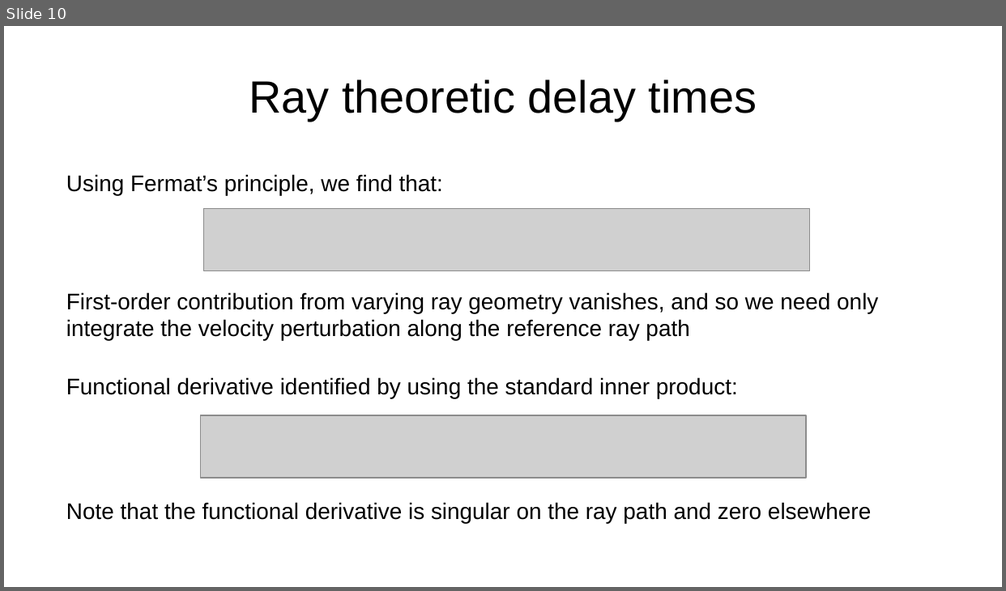
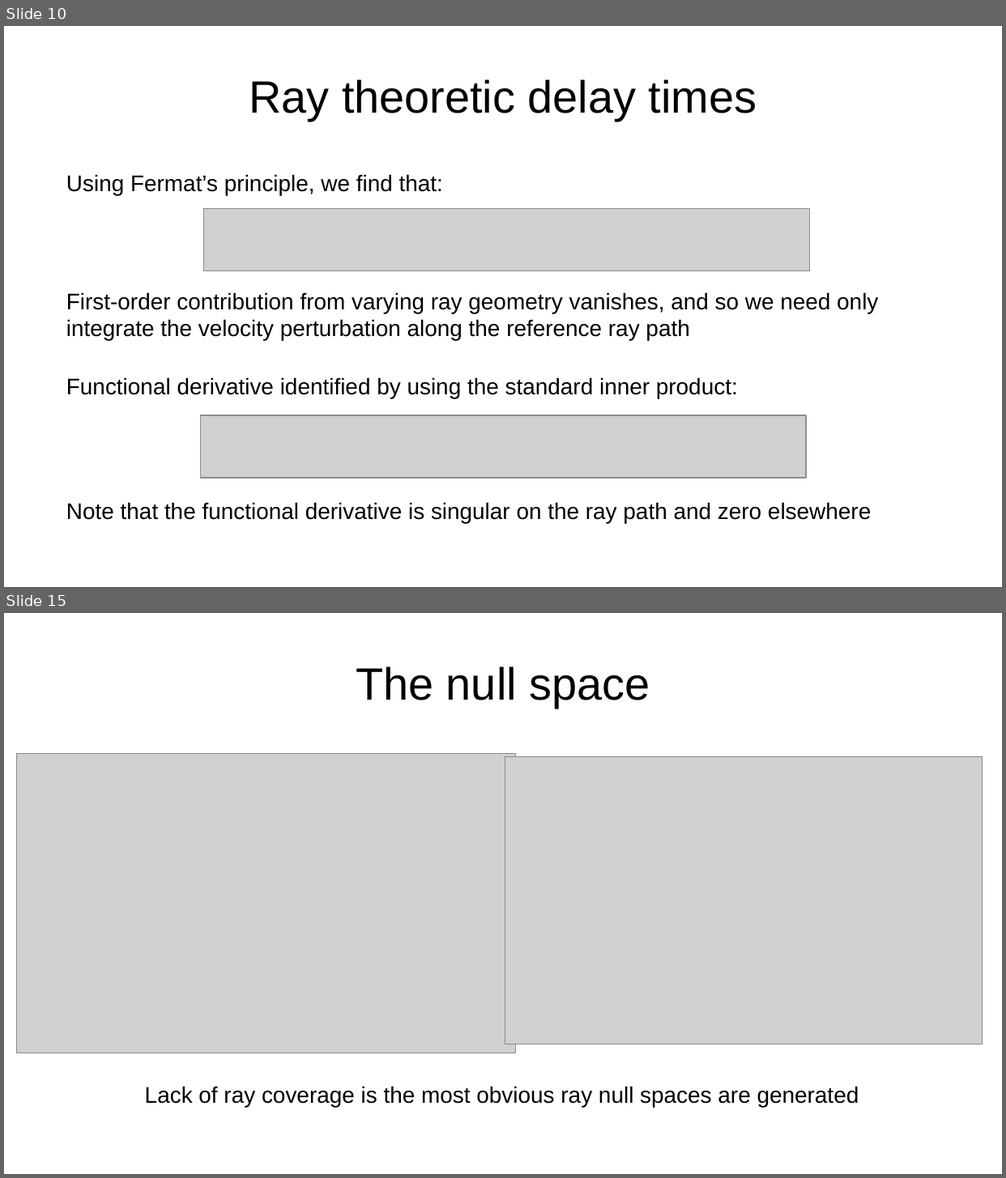
Before and after one commit to da380/PEPLectures, a slide deck: slides/slides7.odp. Shown one above the other, each under a label of ours: slide 10 before the commit, slides 10 and 15 after it; the slides between them are not shown. The pictures are 1006x591 and 1006x1178 pixels, drawn with LibreOffice and Linux fonts; fonts in the diff are those of the drawing; grey boxes stand for pictures. Boxes give left, top, right and bottom in pixels: in the first picture for what was removed or moved away, otherwise in the second. Text is boxed around its words. In the diff, an @@ line names an element or a change of style, - is before the commit and + after.

```diff
--- a/slides/slides7.odp
+++ b/slides/slides7.odp
@@ slide 15 added at (x1=4, y1=613, x2=1002, y2=1174), background #FFFFFF @@
@@ title added at (x1=356, y1=666, x2=650, y2=708), 36 pt, text #000000 @@
+The null space
@@ picture added at (x1=17, y1=753, x2=516, y2=1053) @@
@@ picture added at (x1=505, y1=757, x2=983, y2=1045) @@
@@ text added at (x1=145, y1=1086, x2=859, y2=1107), 18 pt, text #000000 @@
+Lack of ray coverage is the most obvious ray null spaces are generated
```
Also in this commit, not shown: 1 slide changed, 18 other slides added, 3 other files.
